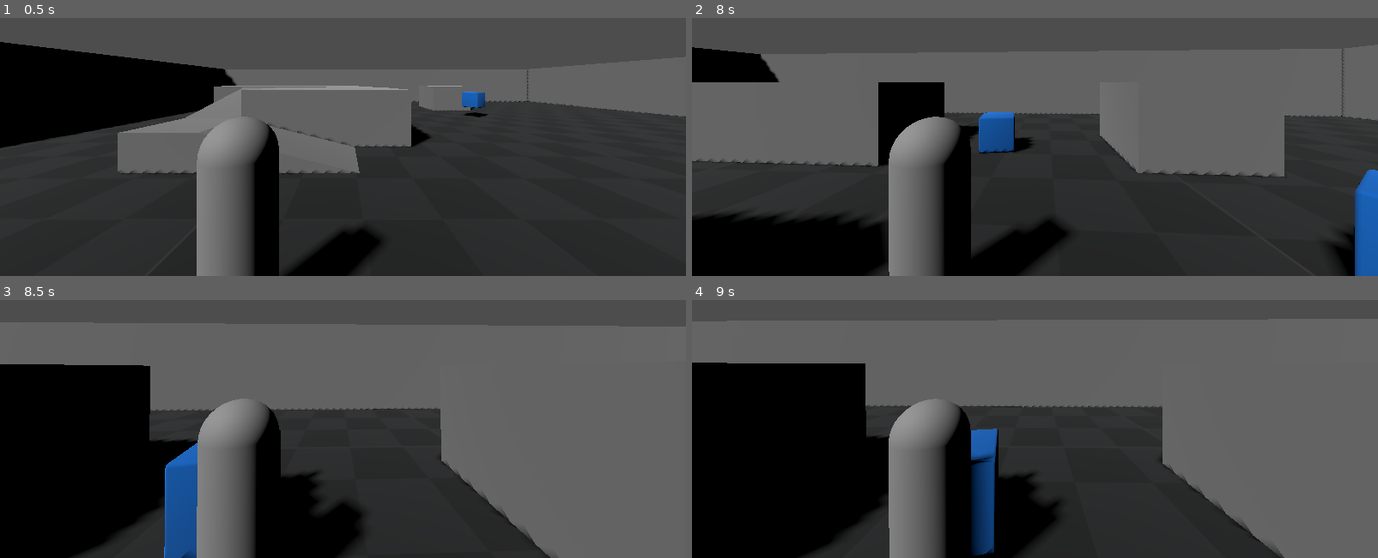
Above: before the commit, frames 1-4 (two rows, left to right).
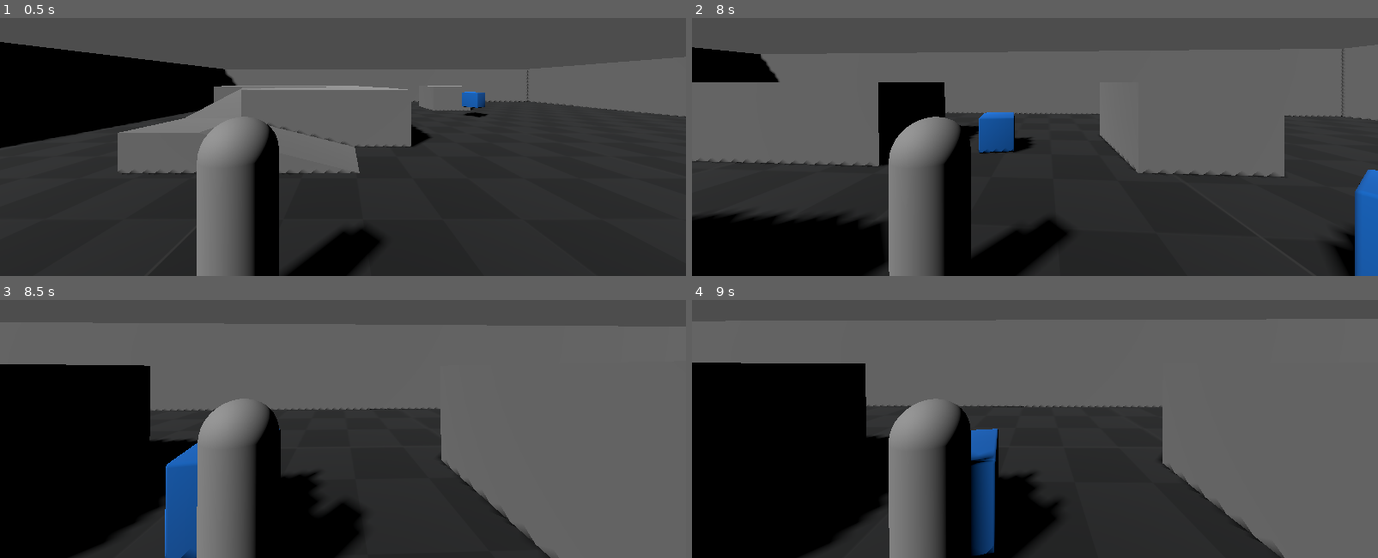
Above: after the commit, the same moments.

Repository: adamvirtualspace-lab/gravity-player
Game: Godot game, scene res://game/player/levels/level_player_test.tscn
The game is run twice, just before and just after one commit, with the same random seed, the same clock (stepped at 60 frames per second) and the same inputs.
Inputs (mouse positions are in pixels of both pictures, inside the frame that each line leads up to):
- Up to frame 1 (0.5 s): no input
- Up to frame 2 (8 s): move the mouse to (1069, 82) at 0.52 s; hold W (MoveForward) 0.53-5.78 s; move the mouse to (1000, 85) at 1.27 s; tap Enter at 2, 3.5, 5 s; move the mouse to (1048, 77) at 2.02 s; tap Space at 2.75, 4.25, 5.75 s; move the mouse to (1028, 90) at 2.77 s; move the mouse to (1083, 87) at 3.52 s; move the mouse to (980, 79) at 4.27 s; move the mouse to (1041, 82) at 5.02 s; move the mouse to (1007, 74) at 5.77 s; hold D (MoveRight) 5.78-6.53 s; move the mouse to (1069, 82) at 6.52 s; hold W (MoveForward) from 6.53 s (still down); move the mouse to (1000, 85) at 7.27 s
- Up to frame 3 (8.5 s): keep holding W (MoveForward); move the mouse to (356, 359) at 8.02 s
- Up to frame 4 (9 s): move the mouse to (1028, 372) at 8.77 s; release W (MoveForward) at 8.78 s; hold A (MoveLeft) from 8.78 s (still down)

Frame 1 is identical in both runs. In frame 2, less than 0.1% of the frame differs, in the area x 0-99%, y 12-83%; in frame 3, less than 0.1%, in the area x 9-80%, y 24-100%; in frame 4, less than 0.1%.

Commit message:
use cam child pivots to rotate

Diff:
--- a/game/player/player_tpc_gravity_scripts/cam_pivot_manager.gd
+++ b/game/player/player_tpc_gravity_scripts/cam_pivot_manager.gd
@@ -1,4 +1,6 @@
+@tool
 extends Node3D
+
 
 # define camera_rotation vector2 value starts from 0
 var camera_rotation: Vector2 = Vector2.ZERO
@@ -9,6 +11,7 @@
 # Called when the node enters the scene tree for the first time.
 func _ready() -> void:
 	Input.set_mouse_mode(Input.MOUSE_MODE_CAPTURED)
+
 	pass # Replace with function body.
 
 
@@ -36,7 +39,18 @@
 
 	transform.basis = Basis()
 
-	rotate_object_local(Vector3(0,1,0), -camera_rotation.x)
-	rotate_object_local(Vector3(1,0,0), camera_rotation.y)
+	# Get Immediate children
+	var cam_pivot_lr = get_child(0)
+
+	cam_pivot_lr.transform.basis = Basis()
+	cam_pivot_lr.rotate_object_local(Vector3(0,1,0), -camera_rotation.x)
+
+	var cam_pivot_ud = cam_pivot_lr.get_child(0)
+
+	cam_pivot_ud.transform.basis = Basis()
+	cam_pivot_ud.rotate_object_local(Vector3(1,0,0), camera_rotation.y)
+
+	#rotate_object_local(Vector3(0,1,0), -camera_rotation.x)
+	#rotate_object_local(Vector3(1,0,0), camera_rotation.y)
 
 	camera_rotation.y = clamp(camera_rotation.y, -max_y_rotation, max_y_rotation)
--- a/game/player/player_tpc_gravity_scripts/player_tpc_gravity.gd
+++ b/game/player/player_tpc_gravity_scripts/player_tpc_gravity.gd
@@ -34,7 +34,7 @@
 func _physics_process(delta: float) -> void:
 	# Check if we are in air
 	is_falling = get_contact_count()# == 0
-	print(is_falling)
+	#print(is_falling)
 
 
 ### ----- Movement Input Starts Here ----- ###
